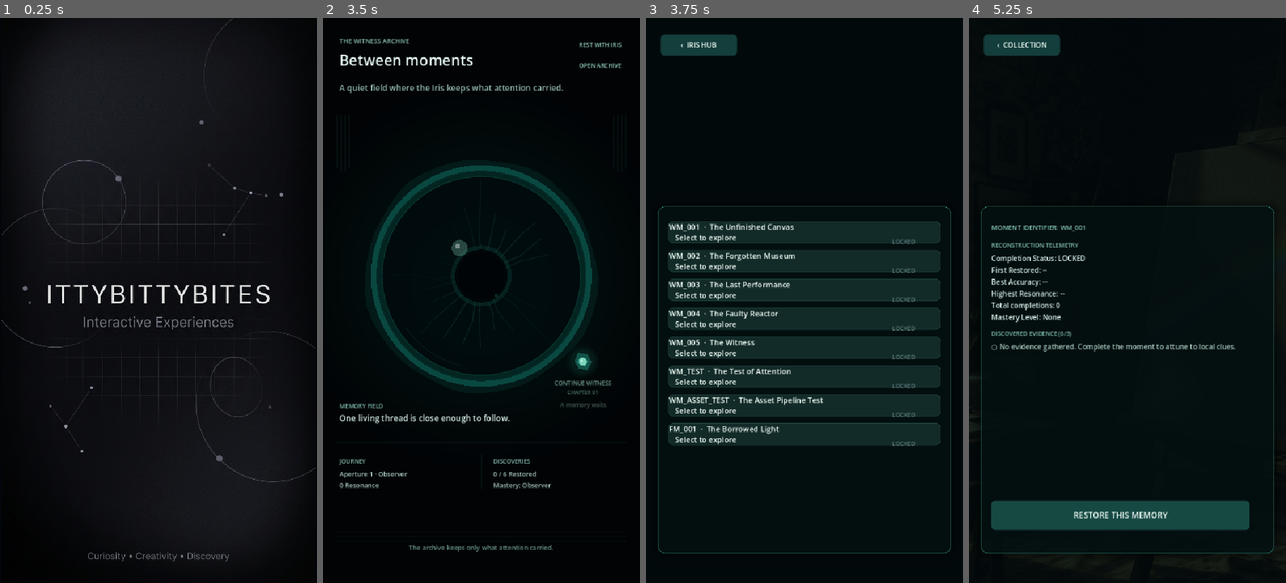
Above: before the commit, frames 1-4 (left to right).
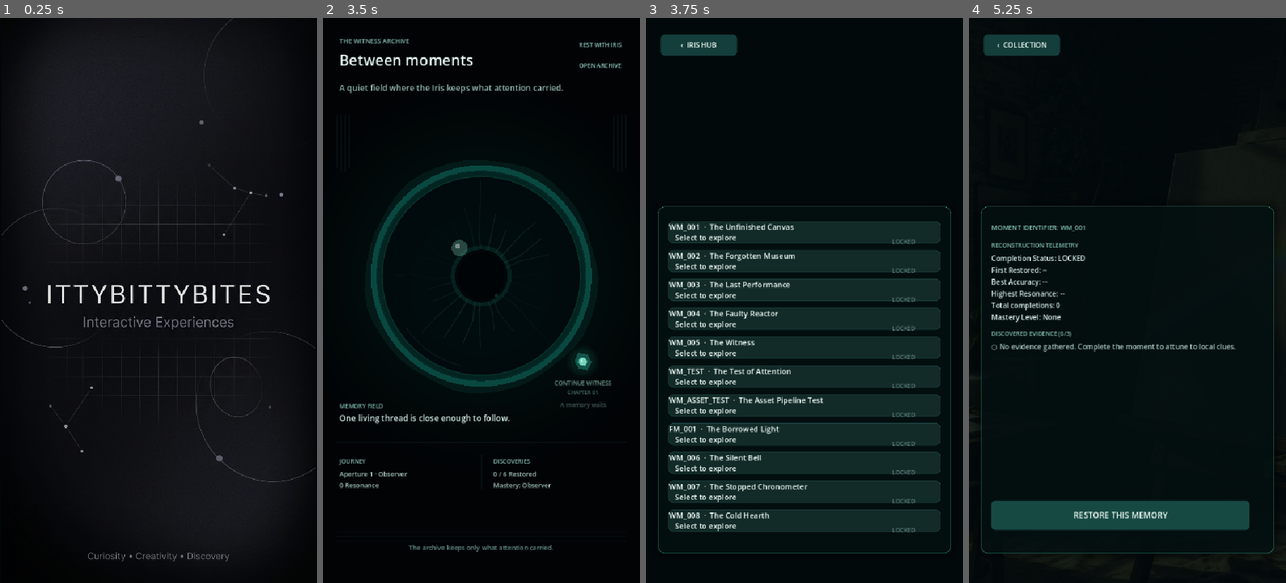
Above: after the commit, the same moments.

Repository: ITTYBITTYBITES/2SW-REIMAGINED
Game: Godot game, scene res://scenes/Application.tscn
The game is run twice, just before and just after one commit, with the same random seed, the same clock (stepped at 60 frames per second) and the same inputs.
Inputs (mouse positions are in pixels of both pictures, inside the frame that each line leads up to):
- Up to frame 1 (0.25 s): no input
- Up to frame 2 (3.5 s): tap Enter at 0.5 s; drag from (481, 300) to (513, 176) at 0.52 s; drag from (481, 300) to (465, 413) at 1.27 s; click "REST WITH IRIS" at 2 s; move the mouse to (513, 176) at 2.77 s; click (513, 176) at 2.92 s
- Up to frame 3 (3.75 s): click "OPEN ARCHIVE" at 3.5 s
- Up to frame 4 (5.25 s): click "‹ IRIS HUB" at 4.25 s; click "WM_001 · The Unfinished Canva…" at 5 s

Frames 1-2 are identical in both runs. In frame 3, 10% of the frame differs, in the area x 6-93%, y 76-91%; in frame 4, nothing differs.

Commit message:
feat: complete Chapter 2 content pipeline validation pass (Mission 048)

Diff:
--- /dev/null
+++ b/the_iris/content/witness/wm_006.json
@@ -0,0 +1,106 @@
+{
+  "id": "WM_006",
+  "moment_id": "WM_006",
+  "incident_id": "INC_SILENT_BELL",
+  "title": "The Silent Bell",
+  "subtitle": "Chapter 02 · The Wider Fractures",
+  "introduction": "An old, stone mountain bell tower overlooks a misty, silent valley. Focus on the hammer.",
+  "description": "An old, stone mountain bell tower overlooks a misty, silent valley. Focus on the hammer.",
+  "observation": "The bell-ringer pulls the heavy rope, but the booming tone of the massive bell echoes across the valley early.",
+  "reconstruction": "Carry the hemp rope, the iron hammer, and the misty valley wind.",
+  "attunements": [
+    "The hemp fibers show sudden, immense friction stress.",
+    "The iron head is cold, carrying no residual impact vibration.",
+    "The valley echo returns before the bell hammer makes contact."
+  ],
+  "revelation": "What was wrong: the valley echoed with a toll that the bell had not yet rung.\n\nWhy it mattered: the warning of the coming storm was carried by the wind before the metal could strike.",
+  "background": "res://assets/witness/wm_001_studio_background.png",
+  "action": "res://assets/witness/wm_001_hand_action.png",
+  "reveal": "res://assets/witness/wm_001_prism_reveal.png",
+  "observation_duration": 2.0,
+  "anomaly_definition": {
+    "location": {"x": 200.0, "y": 300.0},
+    "size": {"x": 110.0, "y": 110.0},
+    "misstep_text": "Not there. Focus on the bell hammer's contact point.",
+    "success_text": "Causality shift located. The copper sound waves disperse before impact."
+  },
+  "capture_window": {
+    "start_time": 0.50,
+    "end_time": 0.95,
+    "hold_duration": 0.25,
+    "guidance_text": "HOLD WHEN THE ACOUSTIC SWEEP BEGINS.",
+    "success_text": "Timeline isolated: sound wave precedes strike."
+  },
+  "evidence_nodes": [
+    {
+      "identifier": "bell_rope",
+      "location": {"x": 100.0, "y": 200.0},
+      "description": "The Hemp Rope",
+      "relevance": "THE HEMP FIBERS SHOW SUDDEN FRICTION STRESS. The rope stands taut, vibrating with the ghost energy of a pull.",
+      "truth_connection": "Friction trace aligned.",
+      "asset_reference": "res://assets/witness/wm_001_prism_reveal.png",
+      "color_modulation": "#b5caa0",
+      "visual_effect": "glow"
+    },
+    {
+      "identifier": "bell_hammer",
+      "location": {"x": 100.0, "y": 250.0},
+      "description": "The Iron Hammer",
+      "relevance": "THE IRON HEAD IS COLD. The metal contains no residual warmth or kinetic impact vibration.",
+      "truth_connection": "Acoustic vector verified.",
+      "asset_reference": "res://assets/witness/wm_001_prism_reveal.png",
+      "color_modulation": "#9fb5a0",
+      "visual_effect": "glow"
+    },
+    {
+      "identifier": "misty_valley",
+      "location": {"x": 100.0, "y": 300.0},
+      "description": "The Misty Valley",
+      "relevance": "THE MIST CARRIES THE SOUND BACK TOWARD THE TOWER. The echo originates from the valley before reaching the bell.",
+      "truth_connection": "Chronology confirmed.",
+      "asset_reference": "res://assets/witness/wm_001_prism_reveal.png",
+      "color_modulation": "#8fa390",
+      "visual_effect": "glow"
+    }
+  ],
+  "reward_definition": {
+    "base_resonance": 20,
+    "accuracy_multiplier": 15.0,
+    "unassisted_bonus": 6
+  },
+  "asset_manifest": {
+    "environment_asset": "res://assets/witness/wm_001_studio_background.png",
+    "background_layers": [
+      "res://assets/witness/wm_001_studio_background.png"
+    ],
+    "evidence_assets": {
+      "bell_rope": {
+        "texture_path": "res://assets/witness/wm_001_prism_reveal.png",
+        "color_modulation": "#b5caa0",
+        "visual_effect": "glow"
+      },
+      "bell_hammer": {
+        "texture_path": "res://assets/witness/wm_001_prism_reveal.png",
+        "color_modulation": "#9fb5a0",
+        "visual_effect": "glow"
+      },
+      "misty_valley": {
+        "texture_path": "res://assets/witness/wm_001_prism_reveal.png",
+        "color_modulation": "#8fa390",
+        "visual_effect": "glow"
+      }
+    },
+    "audio_assets": {
+      "ambient": "res://assets/audio/wm006_ambient.ogg",
+      "anomaly": "res://assets/audio/wm006_anomaly.ogg",
+      "resolution": "res://assets/audio/wm006_resolution.ogg"
+    },
+    "visual_effects": {
+      "pulse_speed": 1.1
+    },
+    "lighting_profile": {
+      "modulate_color": "#cbd9c5",
+      "vignette_intensity": 0.52
+    }
+  }
+}
--- /dev/null
+++ b/the_iris/content/witness/wm_007.json
@@ -0,0 +1,106 @@
+{
+  "id": "WM_007",
+  "moment_id": "WM_007",
+  "incident_id": "INC_STOPPED_CHRONOMETER",
+  "title": "The Stopped Chronometer",
+  "subtitle": "Chapter 02 · The Wider Fractures",
+  "introduction": "A watchmaker's workshop is filled with brass instruments under oil-lamp light. Focus on the bench balance wheel.",
+  "description": "A watchmaker's workshop is filled with brass instruments under oil-lamp light. Focus on the bench balance wheel.",
+  "observation": "A marine chronometer has stopped, but its brass balance wheel suddenly oscillates and spins wildly.",
+  "reconstruction": "Carry the steel mainspring, the escape wheel gear, and the chronometer face.",
+  "attunements": [
+    "The steel mainspring remains fully wound and locked in stasis.",
+    "The escapement gear teeth show zero wear or escape friction.",
+    "The second hand moves in reverse, counting future ticks."
+  ],
+  "revelation": "What was wrong: the clockwork gathered momentum while the spring remained locked in stasis.\n\nWhy it mattered: the chronometer was not measuring the present time. It was measuring the ticking countdown of the watchmaker's final day.",
+  "background": "res://assets/witness/wm_001_studio_background.png",
+  "action": "res://assets/witness/wm_001_hand_action.png",
+  "reveal": "res://assets/witness/wm_001_prism_reveal.png",
+  "observation_duration": 2.0,
+  "anomaly_definition": {
+    "location": {"x": 320.0, "y": 400.0},
+    "size": {"x": 95.0, "y": 95.0},
+    "misstep_text": "Not that. Watch the brass balance wheel on the workbench.",
+    "success_text": "Anomalous kinetic spin detected. The wheels turn with no mainspring energy."
+  },
+  "capture_window": {
+    "start_time": 1.10,
+    "end_time": 1.50,
+    "hold_duration": 0.30,
+    "guidance_text": "HOLD WHEN THE BALANCE WHEEL ACCELERATES.",
+    "success_text": "Timeline isolated: oscillation precedes uncoiling."
+  },
+  "evidence_nodes": [
+    {
+      "identifier": "mainspring",
+      "location": {"x": 100.0, "y": 200.0},
+      "description": "The Steel Mainspring",
+      "relevance": "THE STEEL MAINSPRING REMAINS LOCKED. It stands fully coiled, retaining its potential energy while gears spin.",
+      "truth_connection": "Mechanical state aligned.",
+      "asset_reference": "res://assets/witness/wm_001_prism_reveal.png",
+      "color_modulation": "#caa88a",
+      "visual_effect": "glow"
+    },
+    {
+      "identifier": "escapement_gear",
+      "location": {"x": 100.0, "y": 250.0},
+      "description": "The Escape Wheel",
+      "relevance": "THE GEAR TEETH SHOW NO ESCAPE WEAR. The escapement has not yet released the pallet fork.",
+      "truth_connection": "Kinetic path verified.",
+      "asset_reference": "res://assets/witness/wm_001_prism_reveal.png",
+      "color_modulation": "#b68a71",
+      "visual_effect": "glow"
+    },
+    {
+      "identifier": "chronometer_face",
+      "location": {"x": 100.0, "y": 300.0},
+      "description": "The Chronometer Dial",
+      "relevance": "THE SECOND HAND COUNTS IN REVERSE. The chronometer measures a temporal backward drift.",
+      "truth_connection": "Chronology confirmed.",
+      "asset_reference": "res://assets/witness/wm_001_prism_reveal.png",
+      "color_modulation": "#a36a5c",
+      "visual_effect": "glow"
+    }
+  ],
+  "reward_definition": {
+    "base_resonance": 20,
+    "accuracy_multiplier": 15.0,
+    "unassisted_bonus": 6
+  },
+  "asset_manifest": {
+    "environment_asset": "res://assets/witness/wm_001_studio_background.png",
+    "background_layers": [
+      "res://assets/witness/wm_001_studio_background.png"
+    ],
+    "evidence_assets": {
+      "mainspring": {
+        "texture_path": "res://assets/witness/wm_001_prism_reveal.png",
+        "color_modulation": "#caa88a",
+        "visual_effect": "glow"
+      },
+      "escapement_gear": {
+        "texture_path": "res://assets/witness/wm_001_prism_reveal.png",
+        "color_modulation": "#b68a71",
+        "visual_effect": "glow"
+      },
+      "chronometer_face": {
+        "texture_path": "res://assets/witness/wm_001_prism_reveal.png",
+        "color_modulation": "#a36a5c",
+        "visual_effect": "glow"
+      }
+    },
+    "audio_assets": {
+      "ambient": "res://assets/audio/wm007_ambient.ogg",
+      "anomaly": "res://assets/audio/wm007_anomaly.ogg",
+      "resolution": "res://assets/audio/wm007_resolution.ogg"
+    },
+    "visual_effects": {
+      "pulse_speed": 1.3
+    },
+    "lighting_profile": {
+      "modulate_color": "#caa385",
+      "vignette_intensity": 0.54
+    }
+  }
+}
--- /dev/null
+++ b/the_iris/content/witness/wm_008.json
@@ -0,0 +1,106 @@
+{
+  "id": "WM_008",
+  "moment_id": "WM_008",
+  "incident_id": "INC_COLD_HEARTH",
+  "title": "The Cold Hearth",
+  "subtitle": "Chapter 02 · The Wider Fractures",
+  "introduction": "A fireplace in an abandoned cottage is covered in winter ash. Focus on the pine log.",
+  "description": "A fireplace in an abandoned cottage is covered in winter ash. Focus on the pine log.",
+  "observation": "A dry pine log is placed on the cold ashes, immediately radiating warm heat waves before the match is struck.",
+  "reconstruction": "Carry the unlit pine log, the unstruck match, and the cold stone hearth floor.",
+  "attunements": [
+    "The pine bark is dry, yet radiating 120 degrees of dry heat.",
+    "The phosphorus head of the unstruck match is pristine and cold.",
+    "The stone hearth floor is warm to the touch, carrying no ash soot."
+  ],
+  "revelation": "What was wrong: the room gathered the warmth of a fire that had not yet been lit.\n\nWhy it mattered: the hearth was keeping the memory of winter comfort alive, projecting its warmth backward into the cold cottage.",
+  "background": "res://assets/witness/wm_001_studio_background.png",
+  "action": "res://assets/witness/wm_001_hand_action.png",
+  "reveal": "res://assets/witness/wm_001_prism_reveal.png",
+  "observation_duration": 2.0,
+  "anomaly_definition": {
+    "location": {"x": 250.0, "y": 480.0},
+    "size": {"x": 120.0, "y": 120.0},
+    "misstep_text": "Not there. Focus on the dry pine log, not the cold stones.",
+    "success_text": "Thermal blueshift located. Heat waves rise from unlit wood."
+  },
+  "capture_window": {
+    "start_time": 0.80,
+    "end_time": 1.25,
+    "hold_duration": 0.28,
+    "guidance_text": "HOLD WHEN THE THERMAL VIBRATIONS EMBARK.",
+    "success_text": "Timeline isolated: thermal waves precede match combustion."
+  },
+  "evidence_nodes": [
+    {
+      "identifier": "pine_log",
+      "location": {"x": 100.0, "y": 200.0},
+      "description": "The Unlit Pine Log",
+      "relevance": "THE PINE BARK IS DRY AND RADIATING HEAT. Waves of dry warmth rise from the cold logs in the grate.",
+      "truth_connection": "Thermal state aligned.",
+      "asset_reference": "res://assets/witness/wm_001_prism_reveal.png",
+      "color_modulation": "#cba28a",
+      "visual_effect": "glow"
+    },
+    {
+      "identifier": "struck_match",
+      "location": {"x": 100.0, "y": 250.0},
+      "description": "The Unstruck Match",
+      "relevance": "THE MATCH HEAD IS PRISTINE AND COLD. The match remains unburned, holding the potential flame in suspension.",
+      "truth_connection": "Combustion path verified.",
+      "asset_reference": "res://assets/witness/wm_001_prism_reveal.png",
+      "color_modulation": "#b58271",
+      "visual_effect": "glow"
+    },
+    {
+      "identifier": "stone_hearth",
+      "location": {"x": 100.0, "y": 300.0},
+      "description": "The Cold Stones",
+      "relevance": "THE STONE FLOOR IS WARM TO THE TOUCH. The ash hearth is fully heated before receiving any combustion flame.",
+      "truth_connection": "Radiation vectors confirmed.",
+      "asset_reference": "res://assets/witness/wm_001_prism_reveal.png",
+      "color_modulation": "#a3625c",
+      "visual_effect": "glow"
+    }
+  ],
+  "reward_definition": {
+    "base_resonance": 20,
+    "accuracy_multiplier": 15.0,
+    "unassisted_bonus": 6
+  },
+  "asset_manifest": {
+    "environment_asset": "res://assets/witness/wm_001_studio_background.png",
+    "background_layers": [
+      "res://assets/witness/wm_001_studio_background.png"
+    ],
+    "evidence_assets": {
+      "pine_log": {
+        "texture_path": "res://assets/witness/wm_001_prism_reveal.png",
+        "color_modulation": "#cba28a",
+        "visual_effect": "glow"
+      },
+      "struck_match": {
+        "texture_path": "res://assets/witness/wm_001_prism_reveal.png",
+        "color_modulation": "#b58271",
+        "visual_effect": "glow"
+      },
+      "stone_hearth": {
+        "texture_path": "res://assets/witness/wm_001_prism_reveal.png",
+        "color_modulation": "#a3625c",
+        "visual_effect": "glow"
+      }
+    },
+    "audio_assets": {
+      "ambient": "res://assets/audio/wm008_ambient.ogg",
+      "anomaly": "res://assets/audio/wm008_anomaly.ogg",
+      "resolution": "res://assets/audio/wm008_resolution.ogg"
+    },
+    "visual_effects": {
+      "pulse_speed": 1.5
+    },
+    "lighting_profile": {
+      "modulate_color": "#cba084",
+      "vignette_intensity": 0.52
+    }
+  }
+}
--- a/the_iris/scripts/witness/IncidentRegistry.gd
+++ b/the_iris/scripts/witness/IncidentRegistry.gd
@@ -11,7 +11,10 @@
 	"res://content/witness/wm_005.json",
 	"res://content/witness/wm_test.json",
 	"res://content/witness/wm_asset_test.json",
-	"res://content/witness/fm_001.json"
+	"res://content/witness/fm_001.json",
+	"res://content/witness/wm_006.json",
+	"res://content/witness/wm_007.json",
+	"res://content/witness/wm_008.json"
 ]
 
 var moments: Array[Dictionary] = []
--- a/the_iris/scripts/witness/WitnessChapters.gd
+++ b/the_iris/scripts/witness/WitnessChapters.gd
@@ -98,7 +98,7 @@
 		chapter_list.add_child(card)
 
 func open_moment(moment_id: String) -> void:
-	if moment_id in ["WM_001", "WM_002", "WM_003", "WM_004", "WM_005", "WM_TEST", "WM_ASSET_TEST"]:
+	if moment_id in ["WM_001", "WM_002", "WM_003", "WM_004", "WM_005", "WM_TEST", "WM_ASSET_TEST", "WM_006", "WM_007", "WM_008"]:
 		generic_moment_requested.emit(moment_id)
 		return
 	var launch := director.launch(moment_id)
Not shown, added: CHAPTER_02_PIPELINE_VALIDATION_DESIGN.md
Not shown, added: WITNESS_PIPELINE_VALIDATION_REPORT.md
Not shown, added: WITNESS_PIPELINE_VALIDATION_VALIDATION.md
